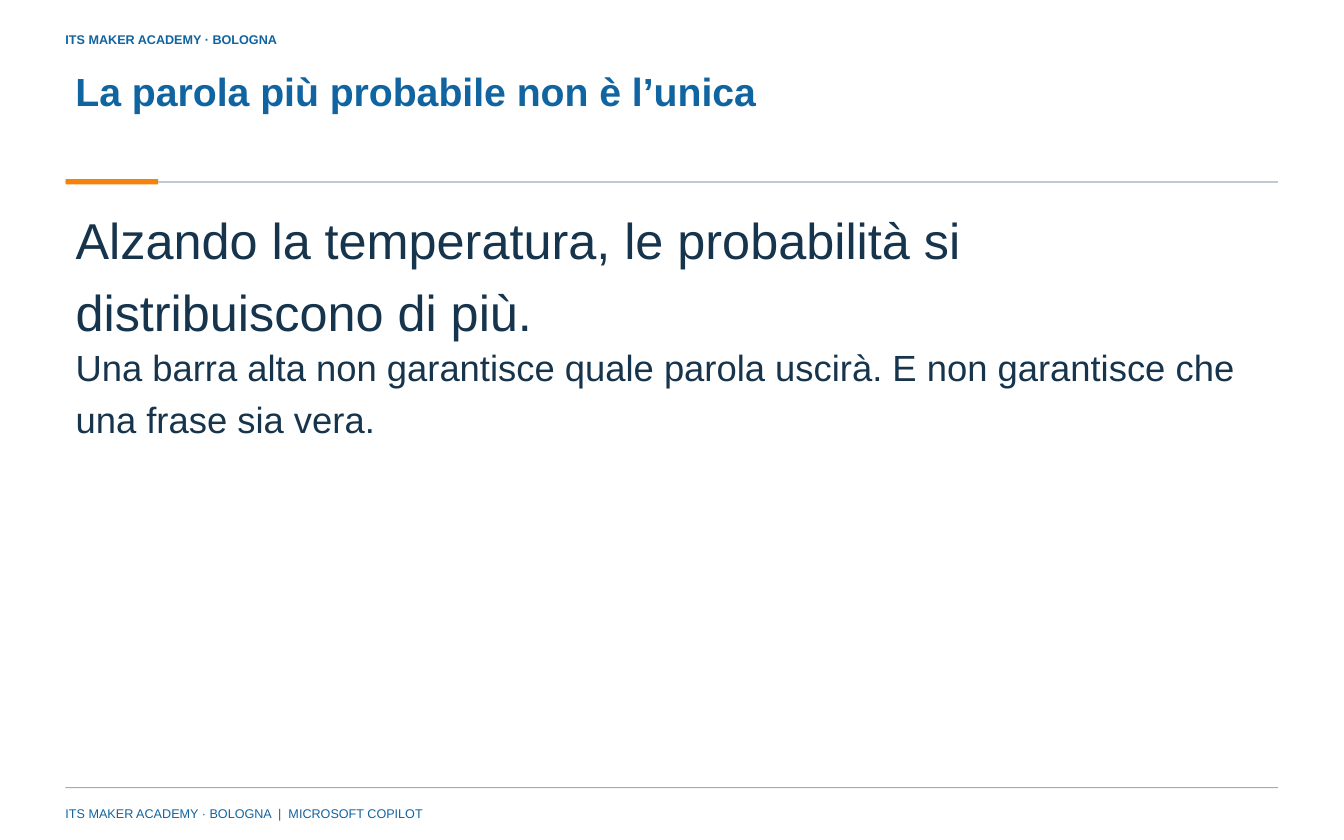
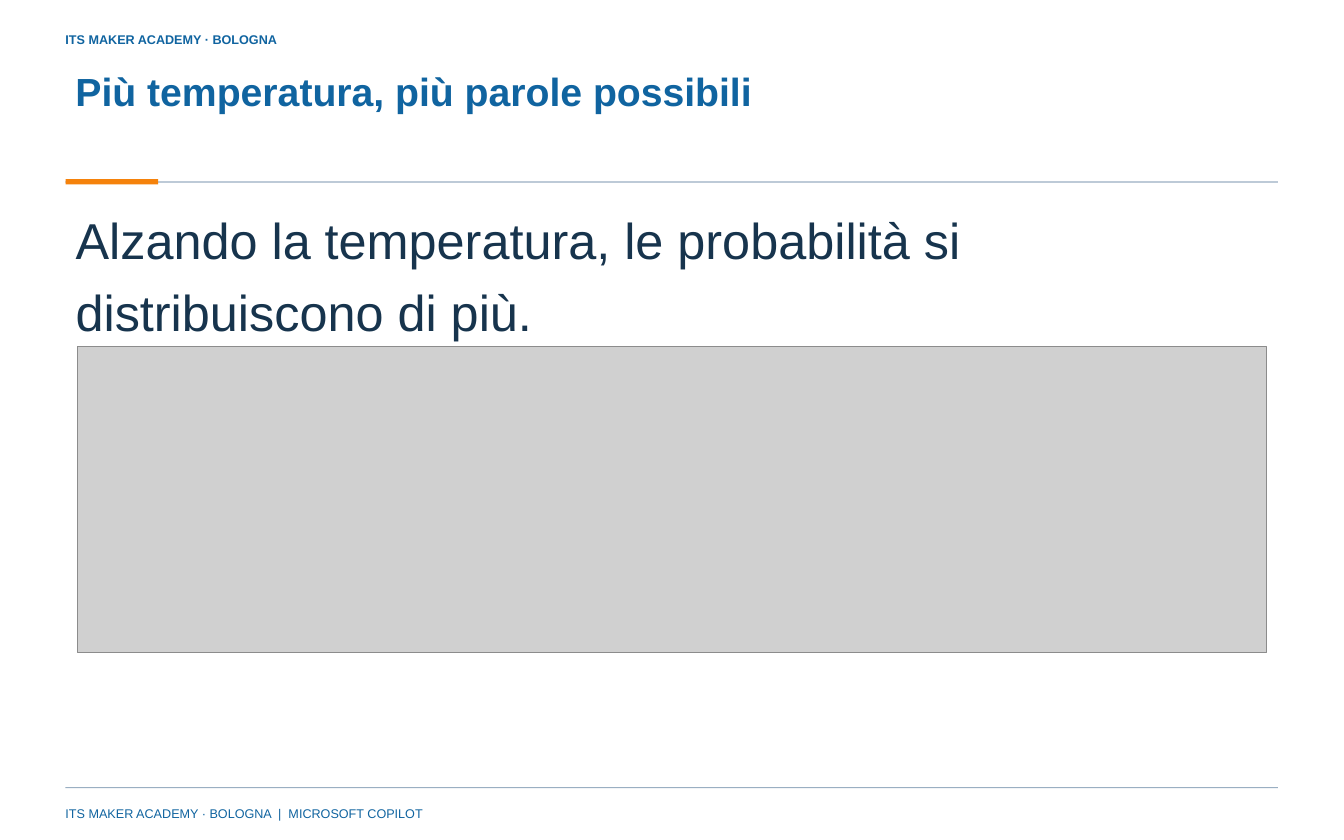
Before and after one commit to franzo9393/ITSCorso_UnslothStudio-Git, a slide deck: slide 6 of lezione 4 - reti neurali e agenti con orchestrazione/Lezione4_Reti_neurali_e_agenti_con_orchestrazione_ITS_MAKER.pptx (slide 5 before the commit). Drawn at 1344x840 pixels with LibreOffice and Linux fonts; fonts in the diff are those of the drawing; grey boxes stand for pictures; background and template pictures are left out. Boxes give left, top, right and bottom in pixels: in the first picture for what was removed or moved away, otherwise in the second. Text is boxed around its words. In the diff, an @@ line names an element or a change of style, - is before the commit and + after.

Commit message:
Lezione 4: slide 1-17 riscritte con schermate dei siti, quadro d'insieme e previsioni (47 slide); regole sulle schermate in AGENTS.md

```diff
--- a/lezione 4 - reti neurali e agenti con orchestrazione/Lezione4_Reti_neurali_e_agenti_con_orchestrazione_ITS_MAKER.pptx
+++ b/lezione 4 - reti neurali e agenti con orchestrazione/Lezione4_Reti_neurali_e_agenti_con_orchestrazione_ITS_MAKER.pptx
@@ title at (x1=75, y1=77, x2=752, y2=114): text changed @@
-La parola più probabile non è l’unica
+Più temperatura, più parole possibili
@@ text removed at (x1=76, y1=354, x2=1235, y2=434) @@
-Una barra alta non garantisce quale parola uscirà. E non garantisce che una frase sia vera.
@@ picture added at (x1=78, y1=347, x2=1267, y2=653) @@
```
Also in this commit, not shown: 6 other slides changed, 7 slides added, 1 slide removed, 29 other files.
